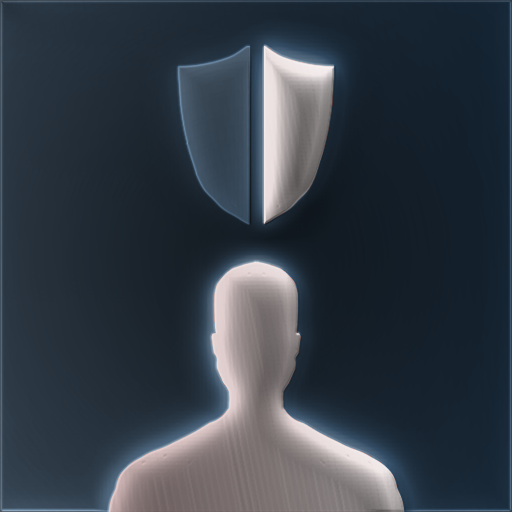
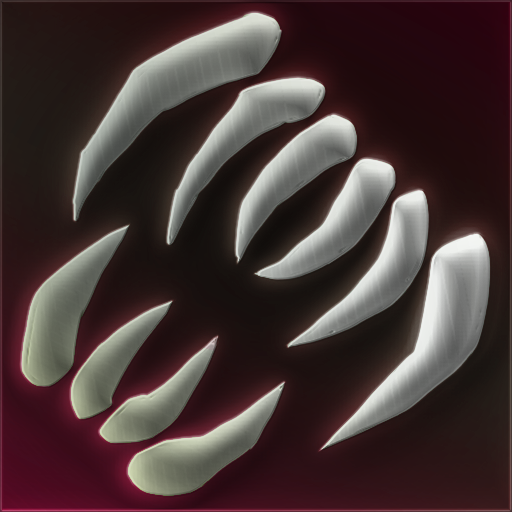
Layer changes from the first 512x512 image to the second:
painted on "圖層 1 拷貝" over (0, 0, 512, 512)
painted on "圖層 1" over (0, 0, 512, 512)
